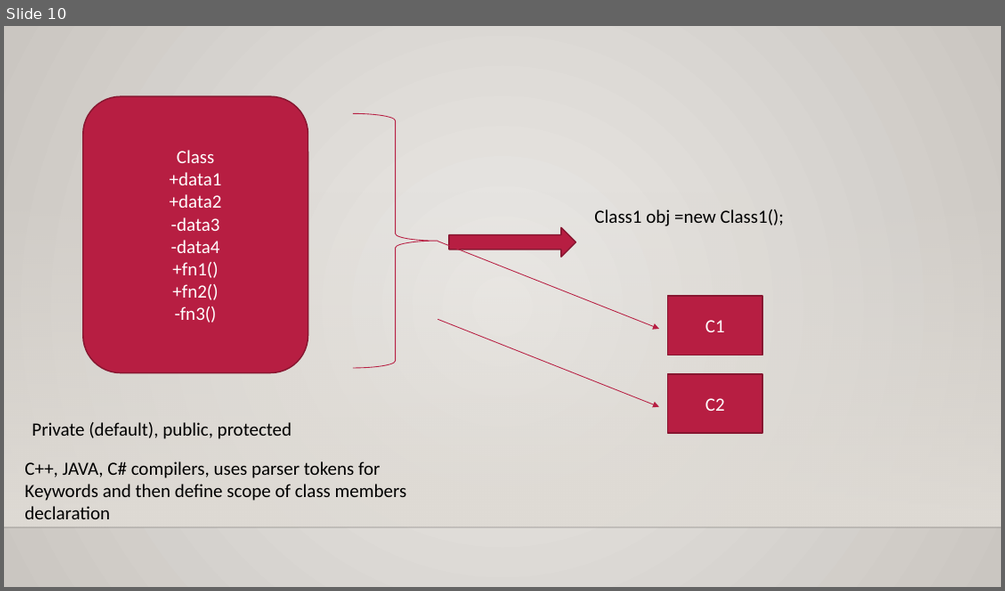
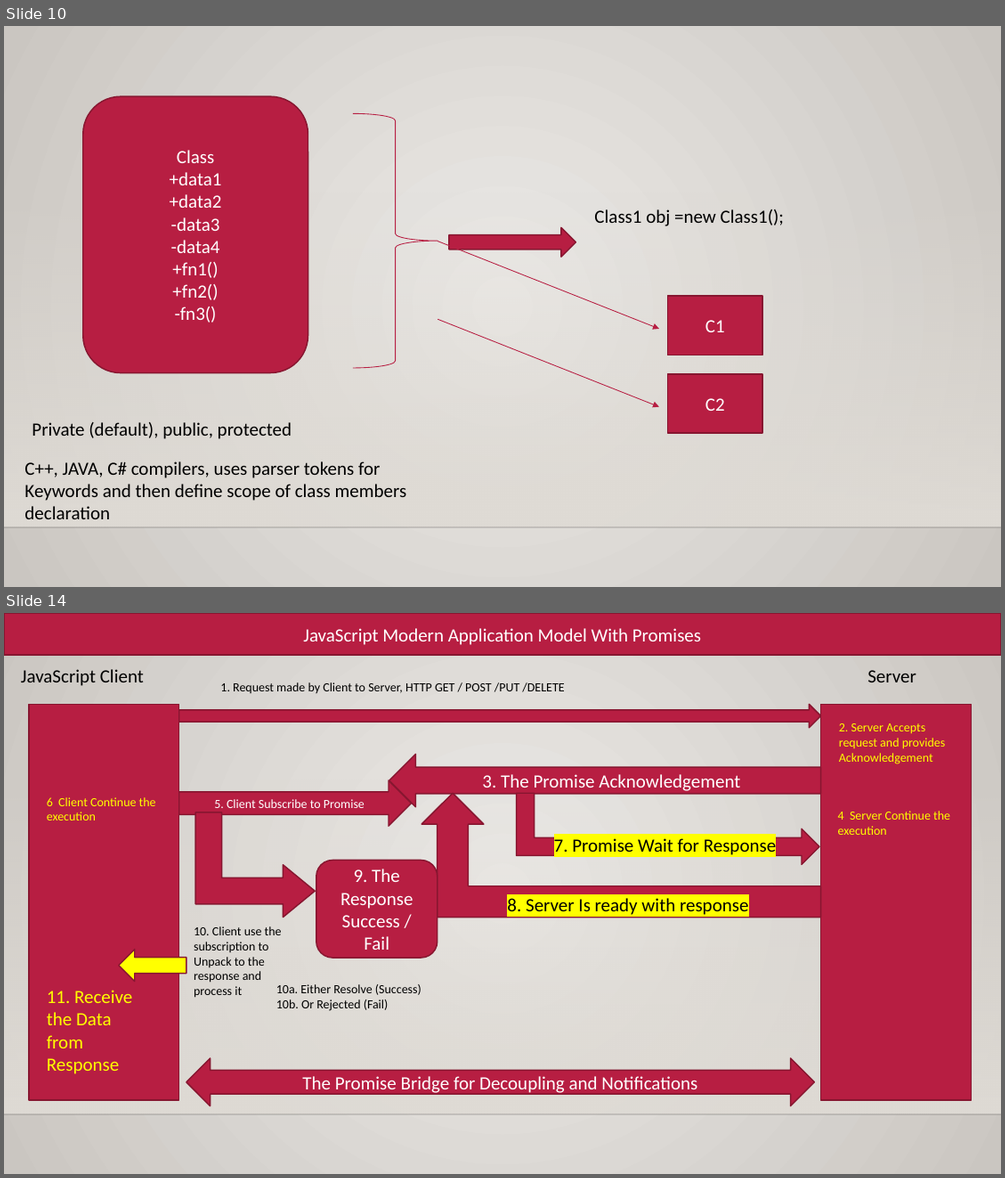
Before and after one commit to maheshsabnis/blazejan2021, a slide deck: Training_Notes_PPTs.pptx. Shown one above the other, each under a label of ours: slide 10 before the commit, slides 10 and 14 after it; the slides between them are not shown. The pictures are 1005x591 and 1005x1178 pixels, drawn with LibreOffice and Linux fonts; fonts in the diff are those of the drawing; background and template pictures are left out. Boxes give left, top, right and bottom in pixels: in the first picture for what was removed or moved away, otherwise in the second. Text is boxed around its words. In the diff, an @@ line names an element or a change of style, - is before the commit and + after.

```diff
--- a/Training_Notes_PPTs.pptx
+++ b/Training_Notes_PPTs.pptx
@@ slide 14 added at (4, 613, 1001, 1174), background gradient #ECEAE7 to #CAC7C1; not listed: 2 template elements that a slide beside it also shows @@
@@ rectangle added at (4, 613, 1001, 655), fill #B71E42, outline #871631 1.25 pt, 18 pt, text #FFFFFF @@
+JavaScript Modern Application Model With Promises
@@ text added at (21, 669, 144, 686), 18 pt, text #000000 @@
+JavaScript Client
@@ text added at (220, 682, 564, 693), 12 pt, text #000000 @@
+1. Request made by Client to Server, HTTP GET / POST /PUT /DELETE
@@ text added at (867, 670, 916, 682), 18 pt, text #000000 @@
+Server
@@ rectangle added at (29, 705, 179, 1101), fill #B71E42, outline #871631 1.25 pt @@
@@ right arrow added at (179, 705, 821, 728), fill #B71E42, outline #871631 1.25 pt @@
@@ rectangle added at (821, 705, 971, 1101), fill #B71E42, outline #871631 1.25 pt @@
@@ text added at (839, 723, 946, 764), 12 pt, text #FFFF00 @@
+2. Server Accepts request and provides Acknowledgement
@@ left arrow added at (389, 755, 821, 807), fill #B71E42, outline #871631 1.25 pt, 18 pt, text #FFFFFF @@
+3. The Promise Acknowledgement
@@ text added at (47, 797, 156, 820), 12 pt, text #FFFF00 @@
+6 Client Continue the execution
@@ right arrow added at (179, 780, 411, 826), fill #B71E42, outline #871631 1.25 pt, 12 pt, text #FFFFFF @@
+5. Client Subscribe to Promise
@@ bent up arrow added at (422, 793, 821, 917), fill #B71E42, outline #871631 1.25 pt @@
@@ bent up arrow added at (517, 793, 819, 864), fill #B71E42, outline #871631 1.25 pt @@
@@ bent up arrow added at (195, 812, 316, 917), fill #B71E42, outline #871631 1.25 pt @@
@@ text added at (838, 811, 950, 835), 12 pt, text #FFFF00 @@
+4 Server Continue the execution
@@ text added at (554, 838, 776, 855), 18 pt, text #000000 @@
+7. Promise Wait for Response
@@ rounded rectangle added at (316, 860, 437, 957), fill #B71E42, outline #871631 1.25 pt, 18 pt, text #FFFFFF @@
+9. The Response
+Success / Fail
@@ text added at (507, 898, 748, 917), 18 pt, text #000000 @@
+8. Server Is ready with response
@@ text added at (194, 926, 282, 997), 12 pt, text #000000 @@
+10. Client use the subscription to Unpack to the response and process it
@@ left arrow added at (119, 949, 186, 981), fill #FFFF00, outline #871631 1.25 pt @@
@@ text added at (276, 984, 421, 1011), 12 pt, text #000000 @@
+10a. Either Resolve (Success)
+10b. Or Rejected (Fail)
@@ text added at (47, 989, 132, 1074), 18 pt, text #FFFF00 @@
+11. Receive the Data from Response
@@ left right arrow added at (186, 1058, 815, 1106), fill #B71E42, outline #871631 1.25 pt, 18 pt, text #FFFFFF @@
+The Promise Bridge for Decoupling and Notifications
```
Also in this commit, not shown: 1 slide changed, 3 other slides added, 14 other files.
